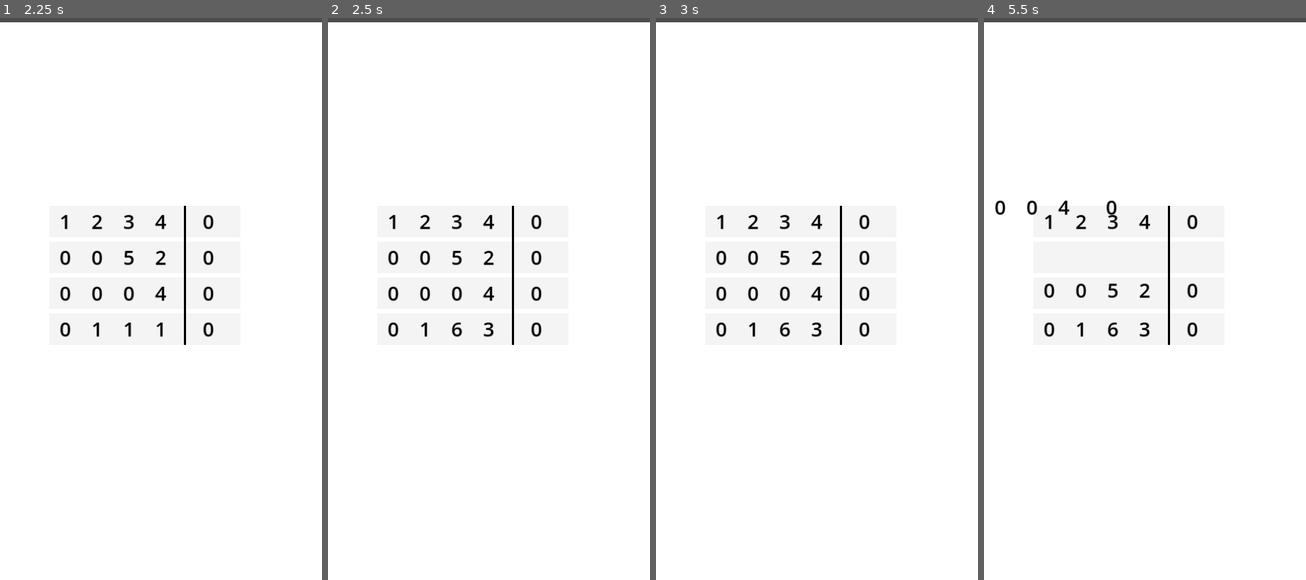
Above: before the commit, frames 1-4 (left to right).
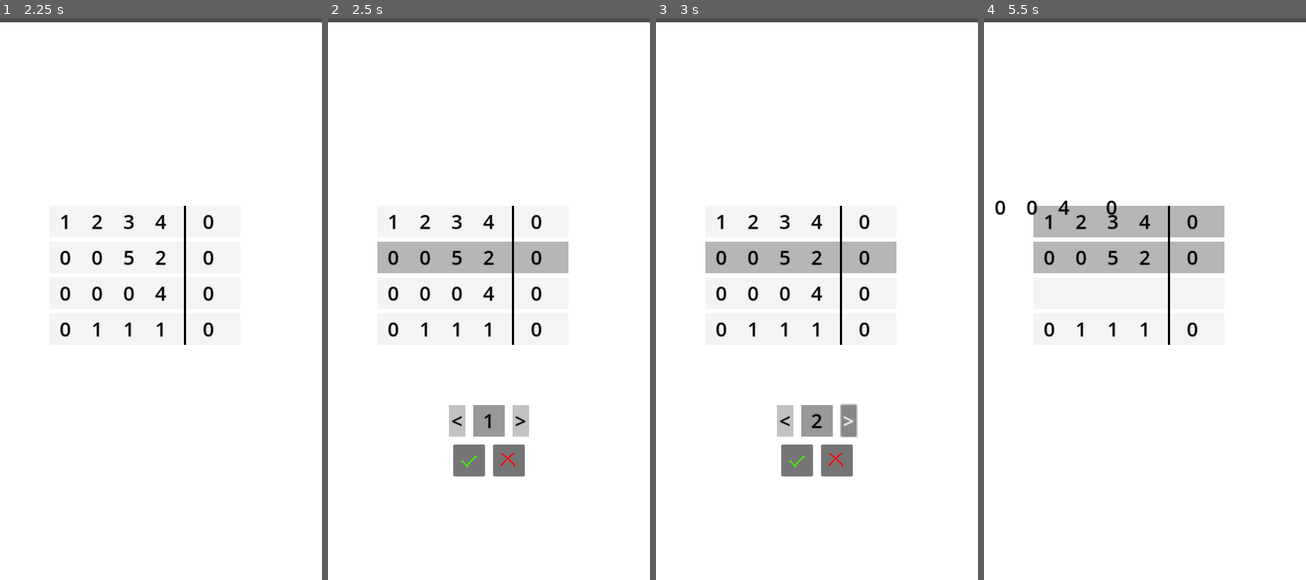
Above: after the commit, the same moments.

Repository: YassenEfremov/GaussMatrixFun
Game: Godot game, scene res://scenes/main.tscn
Two runs of this game, one before a commit and one after it. Both use one fixed random seed, a clock stepped at 60 frames per second and the inputs below.
Inputs (mouse positions are in pixels of both pictures, inside the frame that each line leads up to):
- Up to frame 1 (2.25 s): tap Enter at 0.5 s; drag from (144, 220) to (193, 169) at 0.52 s; drag from (144, 259) to (144, 405) at 1.27 s; move the mouse to (144, 259) at 2.02 s; click (144, 259) at 2.17 s
- Up to frame 2 (2.5 s): no input
- Up to frame 3 (3 s): click (849, 422) at 2.75 s, where only the run after the commit has a clickable ">"
- Up to frame 4 (5.5 s): click (1112, 422) at 3.5 s, where only the run after the commit has a clickable "<"; click (1125, 461) at 4.27 s; tap Space at 5 s; drag from (1128, 293) to (1048, 209) at 5.02 s

Frame 1 is identical in both runs. In frame 2, 5.5% of the frame differs, in the area x 15-75%, y 39-82%; in frame 3, 5.5%; in frame 4, 6.8%, in the area x 15-75%, y 33-57%.

Commit message:
Make matrix rows multipliable by a number

Diff:
--- a/scenes/divider.tscn
+++ b/scenes/divider.tscn
@@ -23,7 +23,5 @@
 offset_right = 96.0
 offset_bottom = 64.0
 theme_override_font_sizes/font_size = 40
-text = "
-"
 horizontal_alignment = 1
 vertical_alignment = 1
--- /dev/null
+++ b/scenes/multiplier.tscn
@@ -0,0 +1,87 @@
+[gd_scene load_steps=7 format=3 uid="uid://c4uap0cpebp1o"]
+
+[ext_resource type="Script" path="res://scripts/multiplier.gd" id="1_3jc1n"]
+[ext_resource type="Texture2D" uid="uid://b0rgq8gienius" path="res://assets/checkmark.png" id="2_14t1d"]
+[ext_resource type="Texture2D" uid="uid://dcmqxqeg84g1x" path="res://assets/crossmark.png" id="3_aa41c"]
+
+[sub_resource type="StyleBoxFlat" id="StyleBoxFlat_24ijq"]
+
+[sub_resource type="StyleBoxFlat" id="StyleBoxFlat_qg7y4"]
+bg_color = Color(0.6, 0.6, 0.6, 0.6)
+
+[sub_resource type="StyleBoxFlat" id="StyleBoxFlat_qbgsi"]
+bg_color = Color(0.6, 0.6, 0.6, 0.6)
+
+[node name="Multiplier" type="Label"]
+offset_left = -32.0
+offset_top = -32.0
+offset_right = 32.0
+offset_bottom = 32.0
+theme_override_colors/font_color = Color(0, 0, 0, 1)
+theme_override_font_sizes/font_size = 40
+theme_override_styles/normal = SubResource("StyleBoxFlat_24ijq")
+horizontal_alignment = 1
+vertical_alignment = 1
+script = ExtResource("1_3jc1n")
+metadata/_edit_use_anchors_ = true
+
+[node name="Increase" type="Button" parent="."]
+layout_mode = 1
+anchors_preset = 8
+anchor_left = 0.5
+anchor_top = 0.5
+anchor_right = 0.5
+anchor_bottom = 0.5
+offset_left = 48.0
+offset_top = -32.0
+offset_right = 80.0
+offset_bottom = 32.0
+grow_horizontal = 2
+grow_vertical = 2
+theme_override_colors/font_color = Color(0, 0, 0, 1)
+theme_override_font_sizes/font_size = 40
+theme_override_styles/normal = SubResource("StyleBoxFlat_qg7y4")
+text = ">"
+metadata/_edit_use_anchors_ = true
+
+[node name="Decrease" type="Button" parent="."]
+layout_mode = 1
+anchors_preset = 8
+anchor_left = 0.5
+anchor_top = 0.5
+anchor_right = 0.5
+anchor_bottom = 0.5
+offset_left = -80.0
+offset_top = -32.0
+offset_right = -48.0
+offset_bottom = 32.0
+grow_horizontal = 2
+grow_vertical = 2
+theme_override_colors/font_color = Color(0, 0, 0, 1)
+theme_override_font_sizes/font_size = 40
+theme_override_styles/normal = SubResource("StyleBoxFlat_qbgsi")
+text = "<"
+metadata/_edit_use_anchors_ = true
+
+[node name="Apply" type="Button" parent="."]
+layout_mode = 0
+offset_left = -40.0
+offset_top = 80.0
+offset_right = 24.0
+offset_bottom = 144.0
+icon = ExtResource("2_14t1d")
+expand_icon = true
+
+[node name="Cancel" type="Button" parent="."]
+layout_mode = 0
+offset_left = 40.0
+offset_top = 80.0
+offset_right = 104.0
+offset_bottom = 144.0
+icon = ExtResource("3_aa41c")
+expand_icon = true
+
+[connection signal="pressed" from="Increase" to="." method="_on_increase_pressed"]
+[connection signal="pressed" from="Decrease" to="." method="_on_decrease_pressed"]
+[connection signal="pressed" from="Apply" to="." method="_on_apply_pressed"]
+[connection signal="pressed" from="Cancel" to="." method="_on_cancel_pressed"]
--- a/scenes/row.tscn
+++ b/scenes/row.tscn
@@ -16,7 +16,7 @@
 offset_bottom = 32.0
 theme_override_colors/font_color = Color(0, 0, 0, 1)
 theme_override_font_sizes/font_size = 40
-text = "1"
+text = "0"
 horizontal_alignment = 1
 vertical_alignment = 1
 
@@ -28,7 +28,7 @@
 offset_bottom = 32.0
 theme_override_colors/font_color = Color(0, 0, 0, 1)
 theme_override_font_sizes/font_size = 40
-text = "2"
+text = "0"
 horizontal_alignment = 1
 vertical_alignment = 1
 
@@ -39,7 +39,7 @@
 offset_bottom = 32.0
 theme_override_colors/font_color = Color(0, 0, 0, 1)
 theme_override_font_sizes/font_size = 40
-text = "3"
+text = "0"
 horizontal_alignment = 1
 vertical_alignment = 1
 
@@ -50,7 +50,7 @@
 offset_bottom = 32.0
 theme_override_colors/font_color = Color(0, 0, 0, 1)
 theme_override_font_sizes/font_size = 40
-text = "4"
+text = "0"
 horizontal_alignment = 1
 vertical_alignment = 1
 
--- a/scripts/divider.gd
+++ b/scripts/divider.gd
@@ -8,12 +8,13 @@
 func _ready():
 	name = "Divider%d" % row.get_parent().get_index()
 	$Value.text = str(value)
-	pressed.connect(row.divide.bind(value))
 
 func _process(delta):												# vv  not great  vv
 	global_position = row.global_position + 250 * Vector2.RIGHT + (size.y/2 * Vector2.UP)
 
 func _pressed():
+	row.divide(value)
+	row.divider = null	# Ughmm..
 	queue_free()
 
 func update_value(new_value: int):
--- a/scripts/linear_system.gd
+++ b/scripts/linear_system.gd
@@ -5,12 +5,14 @@
 var number_of_rows = 4
 
 var selected_row: Row
-var selected_slot
+var selected_slot: RowSlot
 var slot_distances = {}
-var closest_slot
+var closest_slot: RowSlot
 var swap: bool = true
 var decided: bool = false
-var divider_scene = preload("res://scenes/divider.tscn")
+var multiplier: Multiplier = null
+var multiplier_scene := preload("res://scenes/multiplier.tscn")
+var locked: bool = false
 
 
 func shift_down(i):
@@ -33,7 +35,7 @@
 	tween.tween_property($Rows.get_child(to_i).get_child(2), "position", Vector2.ZERO, 0.2).set_ease(Tween.EASE_OUT)
 	#print(from_i, " -> ", to_i)
 
-func row_picked_up(row: Row, slot):
+func row_picked_up(row: Row, slot: RowSlot):
 	selected_row = row
 	selected_slot = slot
 	closest_slot = selected_slot
@@ -85,12 +87,13 @@
 		if r.get_children().size() <= 2:
 			row.reparent(r)
 			#print("reparent")
+		r.modulate = Color.WHITE
 
 	var tween = get_tree().create_tween()
 	tween.tween_property(row, "position", Vector2.ZERO, 0.2).set_ease(Tween.EASE_OUT)
 
-	if slot_distances.find_key(slot_distances.values().min()):
-		slot_distances.find_key(slot_distances.values().min()).modulate = Color.WHITE
+	#if slot_distances.find_key(slot_distances.values().min()):
+		#slot_distances.find_key(slot_distances.values().min()).modulate = Color.WHITE
 
 func on_decided():	# This gets spammed a lot when holding the selected row still
 	if slot_distances.values().min() < 20:
@@ -98,5 +101,18 @@
 	decided = true
 
 
-#func on_clicked(row: Row):
-	#selected_slot.modulate = Color.WHITE if row.locked else Color.GRAY
+func on_clicked(row: Row):
+	row.reparent(selected_slot)
+	if multiplier:
+		selected_slot.modulate = Color.WHITE
+		locked = false
+
+		$"/root/Main/SafeArea/GUI/GaussView".remove_child(multiplier)
+		multiplier = null
+	else:
+		selected_slot.modulate = Color.GRAY
+		locked = true
+
+		multiplier = multiplier_scene.instantiate()
+		multiplier.row = row
+		$"/root/Main/SafeArea/GUI/GaussView".add_child(multiplier)
--- /dev/null
+++ b/scripts/multiplier.gd
@@ -0,0 +1,35 @@
+class_name Multiplier extends Label
+
+
+var row: Row
+var value: int = 1
+
+
+func _ready():
+	text = str(value)
+	global_position = Vector2(row.global_position.x, (800 * Vector2.DOWN).y)
+
+func _on_decrease_pressed():
+	value -= 1
+	if value == 0:
+		value -= 1;
+	text = str(value)
+
+func _on_increase_pressed():
+	value += 1
+	if value == 0:
+		value += 1;
+	text = str(value)
+
+func _on_apply_pressed():
+	row.multiply(value)
+	row.get_parent().modulate = Color.WHITE
+	$"/root/Main/LinearSystem".locked = false
+	$"/root/Main/LinearSystem".multiplier = null	# Ughmm..
+	queue_free()
+
+func _on_cancel_pressed():
+	row.get_parent().modulate = Color.WHITE
+	$"/root/Main/LinearSystem".locked = false
+	$"/root/Main/LinearSystem".multiplier = null	# # Ughmm..
+	queue_free()
--- a/scripts/row.gd
+++ b/scripts/row.gd
@@ -8,7 +8,7 @@
 var orig_pos: Vector2
 var t: Timer
 var divider: Divider = null
-var divider_scene = preload("res://scenes/divider.tscn")
+var divider_scene := preload("res://scenes/divider.tscn")
 
 signal picked_up(row: Row, slot)
 signal dragged(row: Row, velocity: float)
@@ -23,14 +23,14 @@
 
 func _unhandled_input(event):
 	# Dragging is done here because the other method stops being called if you drag too fast
-	if event is InputEventScreenDrag and touched:
+	if event is InputEventScreenDrag and touched and not $"/root/Main/LinearSystem".locked:	# BAD
 		global_position = event.position + offset
 		dragged.emit(self, event.velocity.length())
 
 		t.start(t.wait_time)
 
 func _on_area_2d_input_event(viewport, event, shape_idx):
-	if event is InputEventScreenTouch:
+	if event is InputEventScreenTouch and not $"/root/Main/LinearSystem".locked:	# BAD
 		if event.pressed:
 			orig_pos = event.position
 			picked_up.emit(self, get_parent())
@@ -40,7 +40,8 @@
 			if event.position == orig_pos:
 				#locked = not locked
 				clicked.emit(self)
-			dropped.emit(self)
+			else:
+				dropped.emit(self)
 			t.stop()
 			touched = false
 
@@ -51,7 +52,25 @@
 	for i in values.size():
 		values[i] += row.values[i]
 	update_labels()
+	update_divider()
 
+func divide(value: int):
+	for i in values.size():
+		values[i] /= value
+	update_labels()
+	divider = null
+
+func multiply(value: int):
+	for i in values.size():
+		values[i] *= value
+	update_labels()
+	update_divider()
+
+func update_labels():
+	for i in values.size():
+		get_node("Label%d" % (i+1)).text = str(values[i])
+
+func update_divider():
 	var row_gcd: int = Global.gcd(values)
 	if row_gcd != 1:
 		if divider:
@@ -63,13 +82,3 @@
 			$"/root/Main/SafeArea/GUI/GaussView".add_child(divider)
 	elif divider:
 		divider.queue_free()
-
-func divide(value: int):
-	for i in values.size():
-		values[i] /= divider.value	# for some reason the parameter "value" doesn't want to update??
-	update_labels()
-	divider = null
-
-func update_labels():
-	for i in values.size():
-		get_node("Label%d" % (i+1)).text = str(values[i])
Binary file added: assets/checkmark.png
Not shown, added: assets/checkmark.png.import
Binary file added: assets/crossmark.png
Not shown, added: assets/crossmark.png.import
